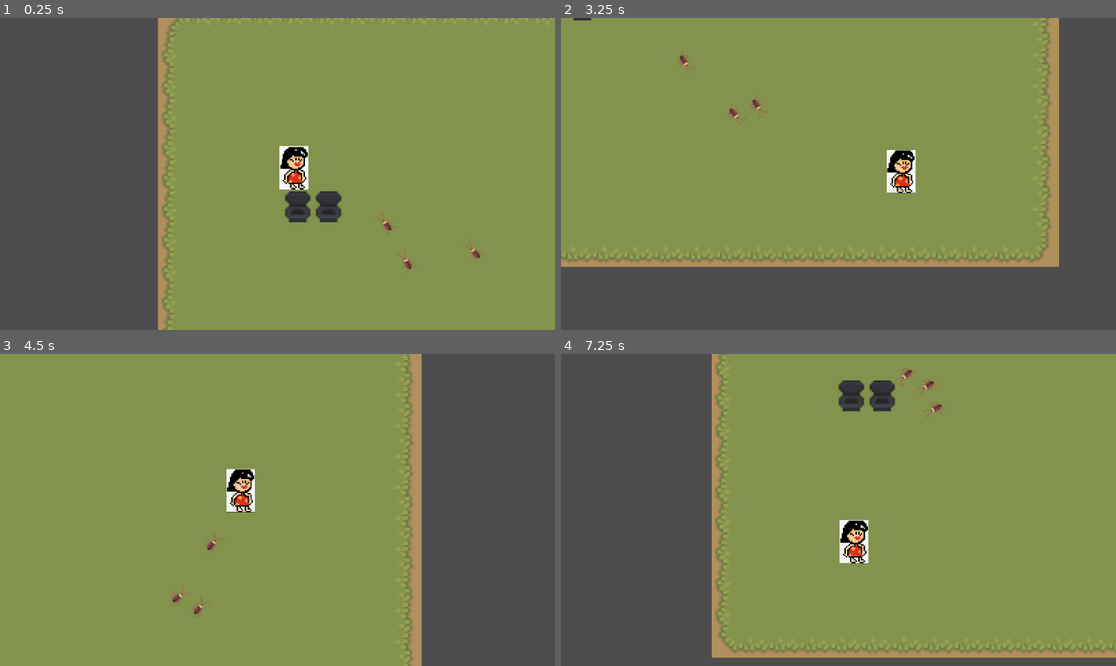
Above: before the commit, frames 1-4 (two rows, left to right).
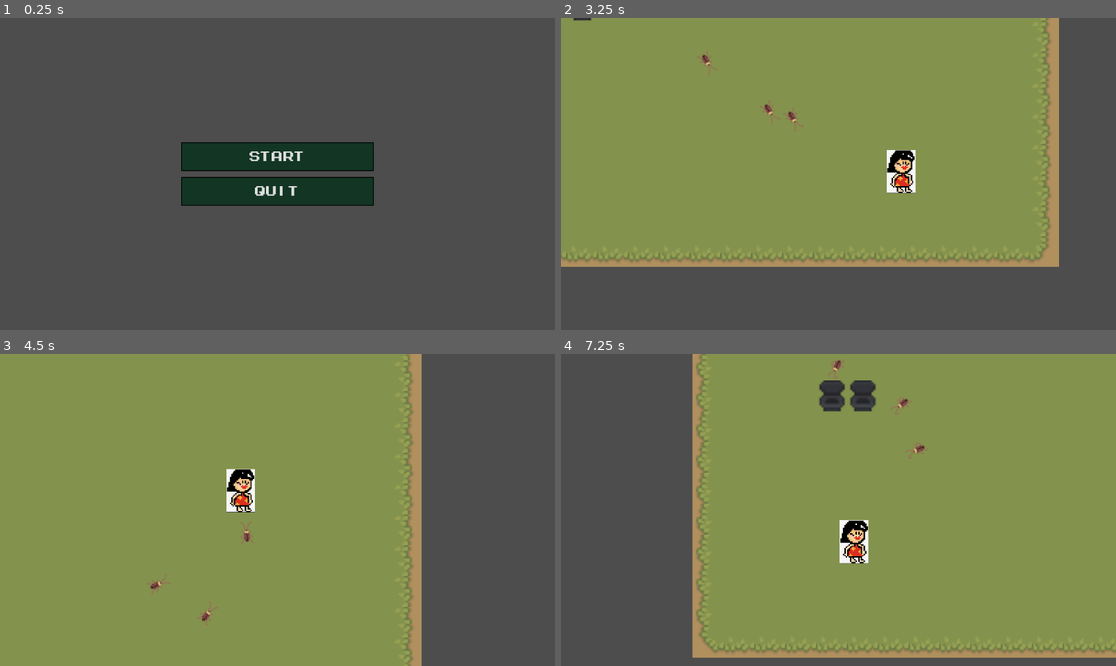
Above: after the commit, the same moments.

Repository: xntle/MOMFURY
Game: Godot game, scene res://scene/main_menu.tscn
Same seed, same stepped clock (60 frames per second), same inputs: the game is played once before the commit and once after it. Before the commit the project starts from res://scene/Game.tscn.
Inputs (mouse positions are in pixels of both pictures, inside the frame that each line leads up to):
- Up to frame 1 (0.25 s): no input
- Up to frame 2 (3.25 s): click (838, 155) at 0.5 s, where only the run after the commit has a clickable "Start"; hold D (move_right) 1.28-2.03 s; tap Space (roll) at 1.35, 2.1, 2.85 s; hold S (move_down) 2.03-2.78 s; hold D (move_right) from 2.78 s (still down)
- Up to frame 3 (4.5 s): release D (move_right) at 3.53 s; hold W (move_up) 3.53-4.28 s; tap Space (roll) at 3.6, 4.35 s; hold A (move_left) from 4.28 s (still down)
- Up to frame 4 (7.25 s): tap Escape (pause, bound only after the commit) at 4.9 s; release A (move_left) at 5 s; click (838, 491) at 5 s, where only the run after the commit has a clickable "Resume"; hold A (move_left) 5.78-6.53 s; tap Space (roll) at 5.85, 6.6 s; hold S (move_down) from 6.53 s (still down)

The runs differ from the first frame. In frame 1, 71% of the frame differs, in the area x 28-100%, y 0-100%; in frame 2, 0.3%; in frame 3, 0.3%; in frame 4, 6.4%.

Commit message:
Main menu and pause menu
Incorporated a main menu and pause menu. Added a new font which will be used for other UI elements. Main menu is a separate scene and pause menu is part of a UI node(which we can use for other UI elements).

Diff:
--- a/project.godot
+++ b/project.godot
@@ -11,7 +11,7 @@
 [application]
 
 config/name="momfury"
-run/main_scene="uid://bve1pou0gt1v4"
+run/main_scene="uid://v1xuhkejwyw7"
 config/features=PackedStringArray("4.5", "Forward Plus")
 config/icon="res://icon.svg"
 
@@ -47,3 +47,8 @@
 "events": [Object(InputEventKey,"resource_local_to_scene":false,"resource_name":"","device":0,"window_id":0,"alt_presse …(189 unchanged characters)…
 ]
 }
+pause={
+"deadzone": 0.2,
+"events": [Object(InputEventKey,"resource_local_to_scene":false,"resource_name":"","device":0,"window_id":0,"alt_pressed":false,"shift_pressed":false,"ctrl_pressed":false,"meta_pressed":false,"pressed":false,"keycode":0,"physical_keycode":4194305,"key_label":0,"unicode":0,"location":0,"echo":false,"script":null)
+]
+}
--- a/scene/Game.tscn
+++ b/scene/Game.tscn
@@ -1,8 +1,35 @@
-[gd_scene load_steps=4 format=3 uid="uid://bve1pou0gt1v4"]
+[gd_scene load_steps=10 format=3 uid="uid://bve1pou0gt1v4"]
 
 [ext_resource type="PackedScene" uid="uid://kk3crf462xob" path="res://scene/House.tscn" id="1_e7hha"]
 [ext_resource type="PackedScene" uid="uid://5wrlhjc0vedk" path="res://scene/Cockroach.tscn" id="1_t585p"]
 [ext_resource type="PackedScene" uid="uid://ctnihbseogqdf" path="res://scene/Player.tscn" id="4_0qanc"]
+[ext_resource type="PackedScene" uid="uid://v1xuhkejwyw7" path="res://scene/main_menu.tscn" id="4_1qeit"]
+[ext_resource type="Script" uid="uid://lyimuq4183ha" path="res://scripts/pause_menu.gd" id="5_0qanc"]
+[ext_resource type="FontFile" uid="uid://box1b2tla1jkp" path="res://assets/fonts/MegamaxJonathanToo-YqOq2.ttf" id="6_qto5f"]
+
+[sub_resource type="StyleBoxFlat" id="StyleBoxFlat_4cigq"]
+bg_color = Color(0.07058824, 0.20784314, 0.14117648, 1)
+border_width_left = 2
+border_width_top = 2
+border_width_right = 2
+border_width_bottom = 2
+border_color = Color(0, 0, 0, 1)
+
+[sub_resource type="StyleBoxFlat" id="StyleBoxFlat_f6bub"]
+bg_color = Color(0, 0.36078432, 0.2901961, 1)
+border_width_left = 5
+border_width_top = 5
+border_width_right = 5
+border_width_bottom = 5
+border_color = Color(0, 0, 0, 1)
+
+[sub_resource type="StyleBoxFlat" id="StyleBoxFlat_r3aus"]
+bg_color = Color(0, 0.7019608, 0.57254905, 1)
+border_width_left = 2
+border_width_top = 2
+border_width_right = 2
+border_width_bottom = 2
+border_color = Color(0, 0, 0, 1)
 
 [node name="Game" type="Node2D"]
 
@@ -18,3 +45,45 @@
 
 [node name="PoopEnemy2" parent="." instance=ExtResource("1_t585p")]
 position = Vector2(110, 44)
+
+[node name="UI" type="CanvasLayer" parent="."]
+
+[node name="Pause Menu" parent="UI" instance=ExtResource("4_1qeit")]
+process_mode = 3
+script = ExtResource("5_0qanc")
+
+[node name="VBoxContainer2" type="VBoxContainer" parent="UI/Pause Menu"]
+custom_minimum_size = Vector2(400, 0)
+layout_mode = 1
+anchors_preset = 8
+anchor_left = 0.5
+anchor_top = 0.5
+anchor_right = 0.5
+anchor_bottom = 0.5
+offset_left = -20.0
+offset_top = -20.0
+offset_right = 20.0
+offset_bottom = 20.0
+grow_horizontal = 2
+grow_vertical = 2
+theme_override_constants/separation = 12
+
+[node name="ResumeButton" type="Button" parent="UI/Pause Menu/VBoxContainer2"]
+custom_minimum_size = Vector2(0, 60)
+layout_mode = 2
+theme_override_fonts/font = ExtResource("6_qto5f")
+theme_override_font_sizes/font_size = 32
+theme_override_styles/normal = SubResource("StyleBoxFlat_4cigq")
+theme_override_styles/pressed = SubResource("StyleBoxFlat_f6bub")
+theme_override_styles/hover = SubResource("StyleBoxFlat_r3aus")
+text = "Resume"
+
+[node name="QuitButton" type="Button" parent="UI/Pause Menu/VBoxContainer2"]
+custom_minimum_size = Vector2(0, 60)
+layout_mode = 2
+theme_override_fonts/font = ExtResource("6_qto5f")
+theme_override_font_sizes/font_size = 32
+theme_override_styles/normal = SubResource("StyleBoxFlat_4cigq")
+theme_override_styles/pressed = SubResource("StyleBoxFlat_f6bub")
+theme_override_styles/hover = SubResource("StyleBoxFlat_r3aus")
+text = "Quit"
--- /dev/null
+++ b/scene/main_menu.tscn
@@ -0,0 +1,73 @@
+[gd_scene load_steps=6 format=3 uid="uid://v1xuhkejwyw7"]
+
+[ext_resource type="Script" uid="uid://q4n5kf84hv1v" path="res://scripts/main_menu.gd" id="1_3er1b"]
+[ext_resource type="FontFile" uid="uid://box1b2tla1jkp" path="res://assets/fonts/MegamaxJonathanToo-YqOq2.ttf" id="2_hxu56"]
+
+[sub_resource type="StyleBoxFlat" id="StyleBoxFlat_2fwvj"]
+bg_color = Color(0.07058824, 0.20784314, 0.14117648, 1)
+border_width_left = 2
+border_width_top = 2
+border_width_right = 2
+border_width_bottom = 2
+border_color = Color(0, 0, 0, 1)
+
+[sub_resource type="StyleBoxFlat" id="StyleBoxFlat_0iwki"]
+bg_color = Color(0, 0.36078432, 0.2901961, 1)
+border_width_left = 5
+border_width_top = 5
+border_width_right = 5
+border_width_bottom = 5
+border_color = Color(0, 0, 0, 1)
+
+[sub_resource type="StyleBoxFlat" id="StyleBoxFlat_sepwh"]
+bg_color = Color(0, 0.7019608, 0.57254905, 1)
+border_width_left = 2
+border_width_top = 2
+border_width_right = 2
+border_width_bottom = 2
+border_color = Color(0, 0, 0, 1)
+
+[node name="Main Menu" type="Control"]
+layout_mode = 3
+anchors_preset = 15
+anchor_right = 1.0
+anchor_bottom = 1.0
+grow_horizontal = 2
+grow_vertical = 2
+script = ExtResource("1_3er1b")
+
+[node name="VBoxContainer" type="VBoxContainer" parent="."]
+custom_minimum_size = Vector2(400, 0)
+layout_mode = 1
+anchors_preset = 8
+anchor_left = 0.5
+anchor_top = 0.5
+anchor_right = 0.5
+anchor_bottom = 0.5
+offset_left = -20.0
+offset_top = -20.0
+offset_right = 20.0
+offset_bottom = 20.0
+grow_horizontal = 2
+grow_vertical = 2
+theme_override_constants/separation = 12
+
+[node name="StartButton" type="Button" parent="VBoxContainer"]
+custom_minimum_size = Vector2(0, 60)
+layout_mode = 2
+theme_override_fonts/font = ExtResource("2_hxu56")
+theme_override_font_sizes/font_size = 32
+theme_override_styles/normal = SubResource("StyleBoxFlat_2fwvj")
+theme_override_styles/pressed = SubResource("StyleBoxFlat_0iwki")
+theme_override_styles/hover = SubResource("StyleBoxFlat_sepwh")
+text = "Start"
+
+[node name="QuitButton" type="Button" parent="VBoxContainer"]
+custom_minimum_size = Vector2(0, 60)
+layout_mode = 2
+theme_override_fonts/font = ExtResource("2_hxu56")
+theme_override_font_sizes/font_size = 32
+theme_override_styles/normal = SubResource("StyleBoxFlat_2fwvj")
+theme_override_styles/pressed = SubResource("StyleBoxFlat_0iwki")
+theme_override_styles/hover = SubResource("StyleBoxFlat_sepwh")
+text = "Quit"
--- /dev/null
+++ b/scripts/main_menu.gd
@@ -0,0 +1,12 @@
+extends Control
+
+func _ready():
+	# adjust node paths if your names differ
+	$VBoxContainer/StartButton.pressed.connect(_on_start_pressed)
+	$VBoxContainer/QuitButton.pressed.connect(_on_quit_pressed)
+
+func _on_start_pressed():
+	get_tree().change_scene_to_file("res://scene/game.tscn") # <-- your game scene path
+
+func _on_quit_pressed():
+	get_tree().quit()
--- /dev/null
+++ b/scripts/pause_menu.gd
@@ -0,0 +1,22 @@
+extends Control
+
+func _ready():
+	# adjust node paths if your names differ
+	$VBoxContainer2/ResumeButton.pressed.connect(_on_resume_pressed)
+	$VBoxContainer2/QuitButton.pressed.connect(_on_quit_pressed)
+	visible = false
+
+
+func _on_resume_pressed():
+	if get_tree().paused == true:
+		get_tree().paused = false
+		visible = false
+
+func _on_quit_pressed():
+	if get_tree().paused == true:
+		get_tree().quit()
+
+func _input(event):
+	if event.is_action_pressed("pause"):
+		get_tree().paused = !get_tree().paused
+		visible = get_tree().paused
Binary file added: assets/fonts/MegamaxJonathanToo-YqOq2.ttf
Not shown, added: assets/fonts/MegamaxJonathanToo-YqOq2.ttf.import
Not shown, added: scripts/main_menu.gd.uid
Not shown, added: scripts/pause_menu.gd.uid
Not shown, changed: .DS_Store
Not shown, added: assets/.DS_Store
